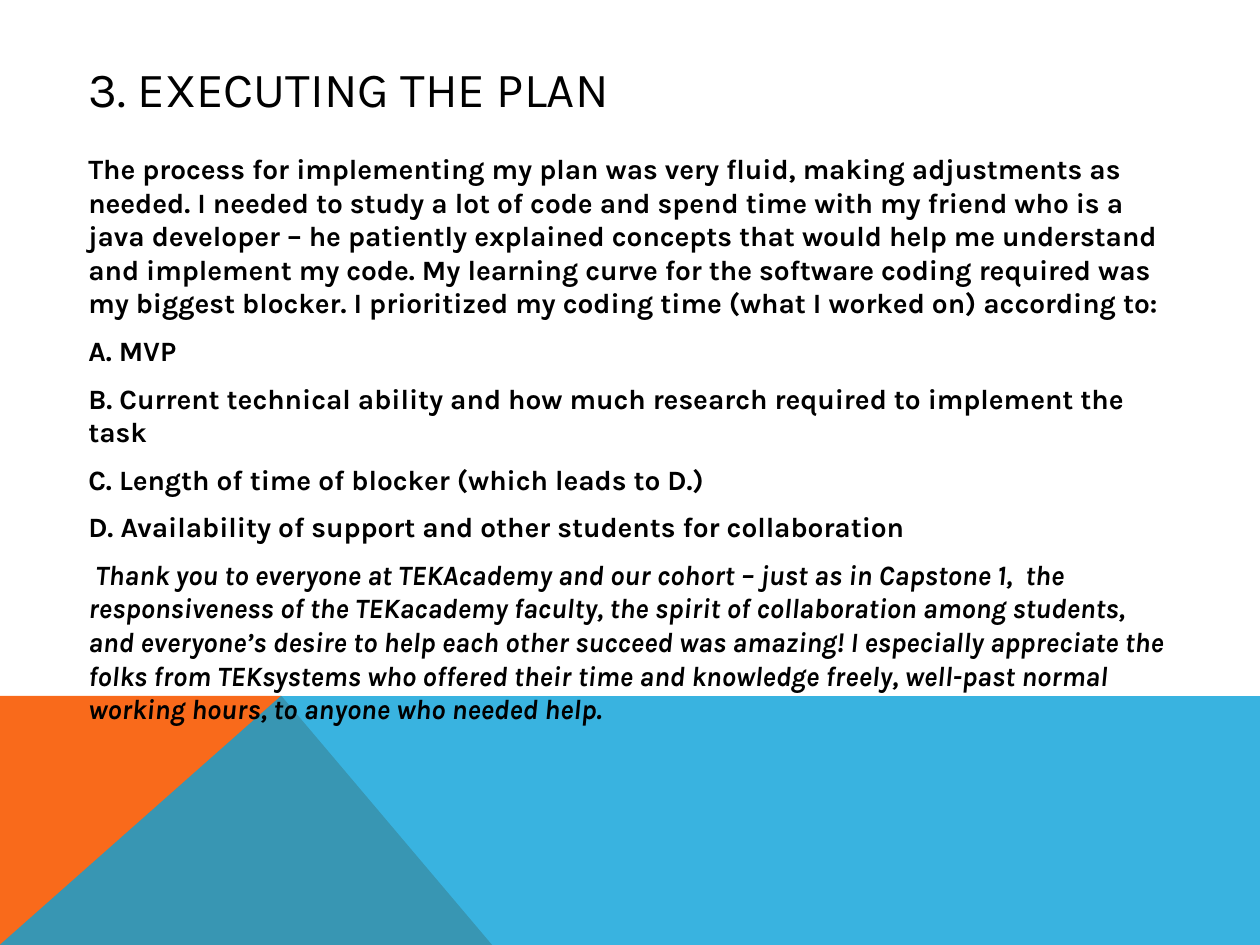
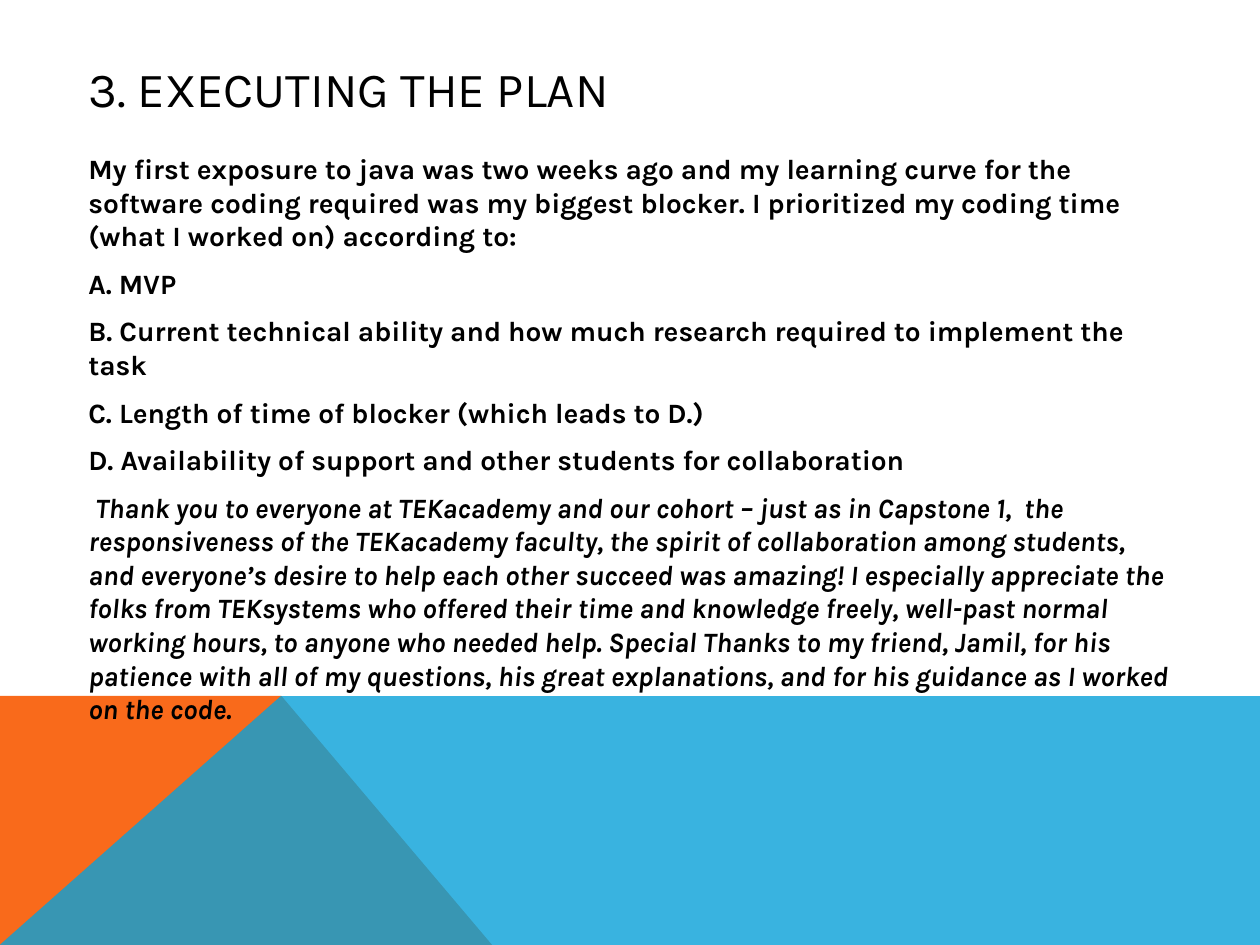
Before and after one commit to novelwrites/capstone-2, a slide deck: slide 12 of Capstone_2.pptx (slide 13 before the commit). Drawn at 1260x945 pixels with LibreOffice and Linux fonts; fonts in the diff are those of the drawing. Boxes give left, top, right and bottom in pixels: in the first picture for what was removed or moved away, otherwise in the second. Text is boxed around its words. In the diff, an @@ line names an element or a change of style, - is before the commit and + after.

Commit message:
final tweaks on presentation

```diff
--- a/Capstone_2.pptx
+++ b/Capstone_2.pptx
@@ text at [88,159,1120,253]: text changed @@
-The process for implementing my plan was very fluid, making adjustments as needed. I needed to study a lot of code and spend time with my friend who is a java developer – he patiently explained concepts that would help me understand and implement my code. My learning curve for the software coding required was my biggest blocker. I prioritized my coding time (what I worked on) according to:
+My first exposure to java was two weeks ago and my learning curve for the software coding required was my biggest blocker. I prioritized my coding time (what I worked on) according to:
@@ text at [88,498,1168,720]: text changed @@
-Thank you to everyone at TEKAcademy and our cohort – just as in Capstone 1, the responsiveness of the TEKacademy faculty, the spirit of collaboration among students, and everyone’s desire to help each other succeed was amazing! I especially appreciate the folks from TEKsystems who offered their time and knowledge freely, well-past normal working hours, to anyone who needed help.
+Thank you to everyone at TEKacademy and our cohort – just as in Capstone 1, the responsiveness of the TEKacademy faculty, the spirit of collaboration among students, and everyone’s desire to help each other succeed was amazing! I especially appreciate the folks from TEKsystems who offered their time and knowledge freely, well-past normal working hours, to anyone who needed help. Special Thanks to my friend, Jamil, for his patience with all of my questions, his great explanations, and for his guidance as I worked on the code.
```
Also in this commit, not shown: 2 other slides changed, 1 slide removed.
